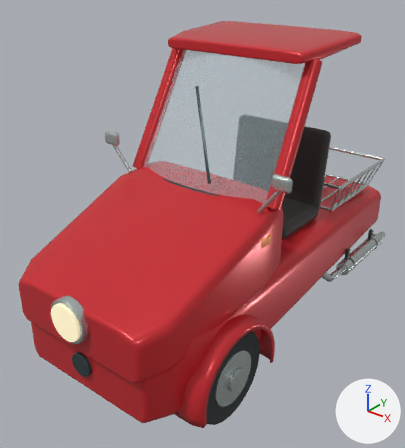
An edit to the glTF model vehicles/shopping_trike.glb, drawn before and after from the same camera.
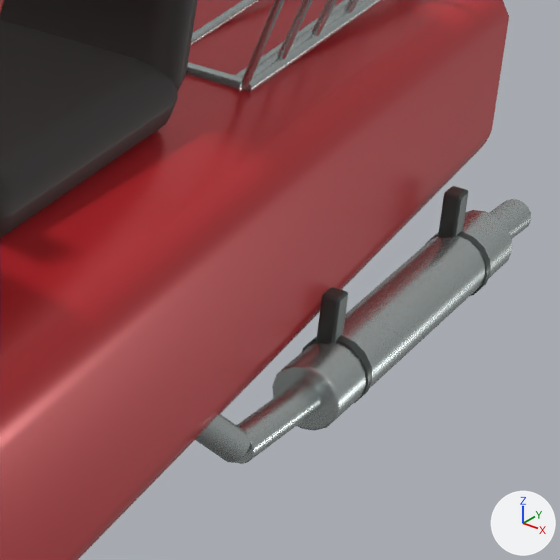
There are two pictures of each version: one whole from a 50 mm lens placed at (1.611, -2.334, 1.938), pointed at (-0.093, -0.204, 0.618), one close up on the part from 70% to 96% of the width and 43% to 67% of the height. Lighting does not change. The marker at lower right points along +X, +Y and +Z. The older version's two pictures come first. Where no turn or scale is listed for an object, it has been applied to the vertices.

The scene before the commit, as lines of its bpy script (objects in view):
```python
me_cylinder_067 = bpy.data.meshes.new('Cylinder.067')
me_cylinder_067.from_pydata(...)  # 96 vertices, 188 faces; spans x -0.3..0.3, y -0.01..0.01, z -0.01..0.01
me_cylinder_067.materials.append(mat_brushed_equipment_metal)  # light grey #c4cdcb
me_cylinder_068 = bpy.data.meshes.new('Cylinder.068')
me_cylinder_068.from_pydata(...)  # 96 vertices, 188 faces; spans x -0.01..0.01, y -0.26..0.26, z -0.01..0.01
me_cylinder_068.materials.append(mat_brushed_equipment_metal)  # light grey #c4cdcb
me_cylinder_082 = bpy.data.meshes.new('Cylinder.082')
me_cylinder_082.from_pydata(...)  # 96 vertices, 188 faces; spans x -0.035..0.035, y -0.025..0.025, z -0.087..0.087
me_cylinder_082.materials.append(mat_brushed_equipment_metal)  # light grey #c4cdcb
ob_basket_rim = bpy.data.objects.new('Basket rim', me_cylinder_067)
ob_basket_rim.location = (0.0, 0.53, 0.55)
ob_basket_rim_001 = bpy.data.objects.new('Basket rim.001', me_cylinder_068)
ob_basket_rim_001.location = (0.3, 0.79, 0.55)
ob_basket_wire_007 = bpy.data.objects.new('Basket wire.007', me_cylinder_082)
ob_basket_wire_007.location = (0.33, 0.51, 0.635)
# also in view: 'Pressed chassis' at (0.0, 0.005, 0.38); 'Exhaust downpipe' at (0.383, 0.29, 0.266); 'Upright seat back' at (0.0, 0.395, 0.82); 'Exhaust outlet' at (0.426, 1.065, 0.198); 'Silencer' at (0.426, 0.76, 0.2)
```
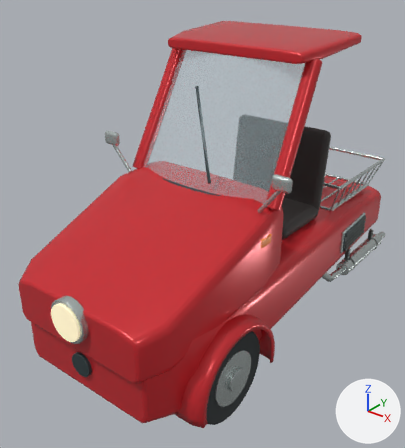
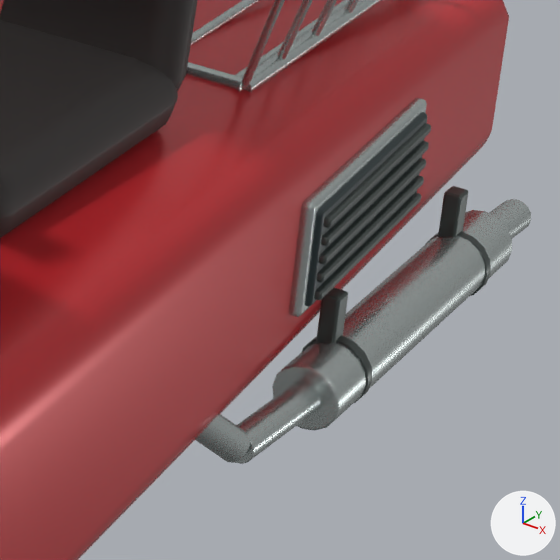
Commit message: Detail shopping trike engine panel vents

Boxes [x1, y1, x2, y2] around the edits, measured in the close-ups (560 x 560 px):
'Service vent surround.001', added
    after: [289, 98, 427, 317]
'Recess behind cooling slots.001', added
    after: [305, 112, 427, 306]
'Engine cooling louvre.009', added
    after: [323, 123, 431, 228]
'Engine cooling louvre.008', added
    after: [321, 141, 429, 246]
'Engine cooling louvre.007', added
    after: [319, 158, 426, 264]
'Engine cooling louvre.005', added
    after: [314, 192, 421, 300]
'Engine cooling louvre.006', added
    after: [317, 175, 424, 282]

The change, as a diff of the scene's bpy script:
```diff
--- a/vehicles/shopping_trike.glb.py
+++ b/vehicles/shopping_trike.glb.py
@@ me_kub_013 @@
+me_kub_013.from_pydata(...)  # 96 vertices, 188 faces; spans x -0.018..0.018, y -0.175..0.175, z -0.072..0.072
+me_kub_013.materials.append(mat_brushed_equipment_metal)  # light grey #c4cdcb
@@ me_kub_014 @@
+me_kub_014.from_pydata(...)  # 96 vertices, 188 faces; spans x -0.016..0.016, y -0.163..0.163, z -0.062..0.062
+me_kub_014.materials.append(mat_lettering_black)  # dark cyan #2c3c3f
@@ me_kub_019 @@
+me_kub_019.from_pydata(...)  # 96 vertices, 188 faces; spans x -0.016..0.016, y -0.155..0.155, z -0.006..0.006
+me_kub_019.materials.append(mat_graphite_trim)  # dark grey #4d5755
@@ me_kub_018 @@
+me_kub_018.from_pydata(...)  # 96 vertices, 188 faces; spans x -0.016..0.016, y -0.155..0.155, z -0.006..0.006
+me_kub_018.materials.append(mat_graphite_trim)  # dark grey #4d5755
@@ me_kub_016 @@
+me_kub_016.from_pydata(...)  # 96 vertices, 188 faces; spans x -0.016..0.016, y -0.155..0.155, z -0.006..0.006
+me_kub_016.materials.append(mat_graphite_trim)  # dark grey #4d5755
@@ ob_service_vent_surround_001 @@
+ob_service_vent_surround_001 = bpy.data.objects.new('Service vent surround.001', me_kub_013)
+ob_service_vent_surround_001.location = (0.404, 0.65, 0.387)
@@ ob_recess_behind_cooling_slots_001 @@
+ob_recess_behind_cooling_slots_001 = bpy.data.objects.new('Recess behind cooling slots.001', me_kub_014)
+ob_recess_behind_cooling_slots_001.location = (0.413, 0.65, 0.387)
@@ ob_engine_cooling_louvre_009 @@
+ob_engine_cooling_louvre_009 = bpy.data.objects.new('Engine cooling louvre.009', me_kub_019)
+ob_engine_cooling_louvre_009.location = (0.421, 0.65, 0.432)
@@ ob_engine_cooling_louvre_008 @@
+ob_engine_cooling_louvre_008 = bpy.data.objects.new('Engine cooling louvre.008', me_kub_018)
+ob_engine_cooling_louvre_008.location = (0.421, 0.65, 0.409)
@@ ob_engine_cooling_louvre_007 @@
+ob_engine_cooling_louvre_007 = bpy.data.objects.new('Engine cooling louvre.007', me_kub_019.copy())
+ob_engine_cooling_louvre_007.location = (0.421, 0.65, 0.386)
@@ ob_engine_cooling_louvre_006 @@
+ob_engine_cooling_louvre_006 = bpy.data.objects.new('Engine cooling louvre.006', me_kub_016)
+ob_engine_cooling_louvre_006.location = (0.421, 0.65, 0.363)
@@ ob_engine_cooling_louvre_005 @@
+ob_engine_cooling_louvre_005 = bpy.data.objects.new('Engine cooling louvre.005', me_kub_019.copy())
+ob_engine_cooling_louvre_005.location = (0.421, 0.65, 0.34)
```
